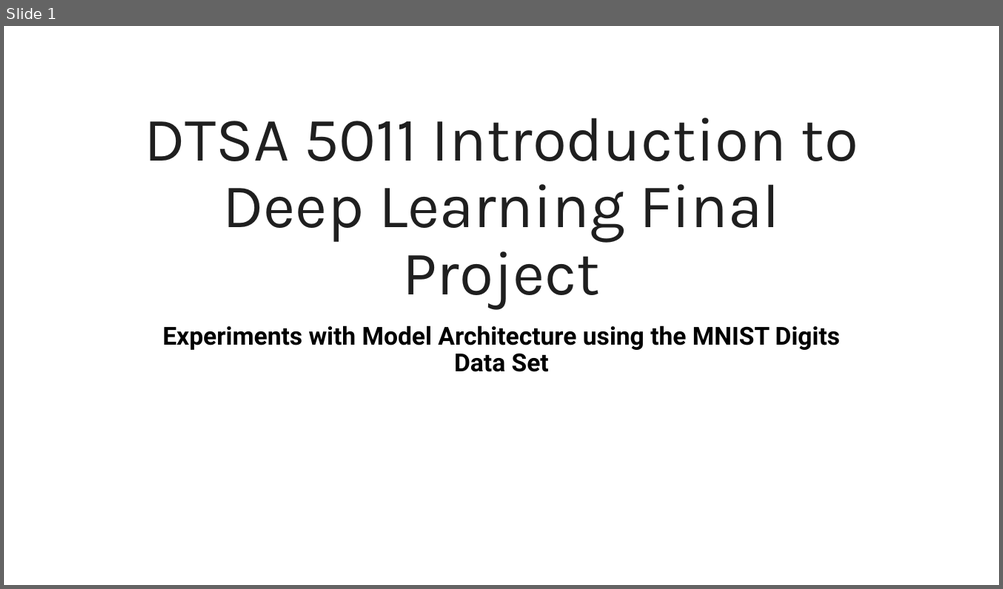
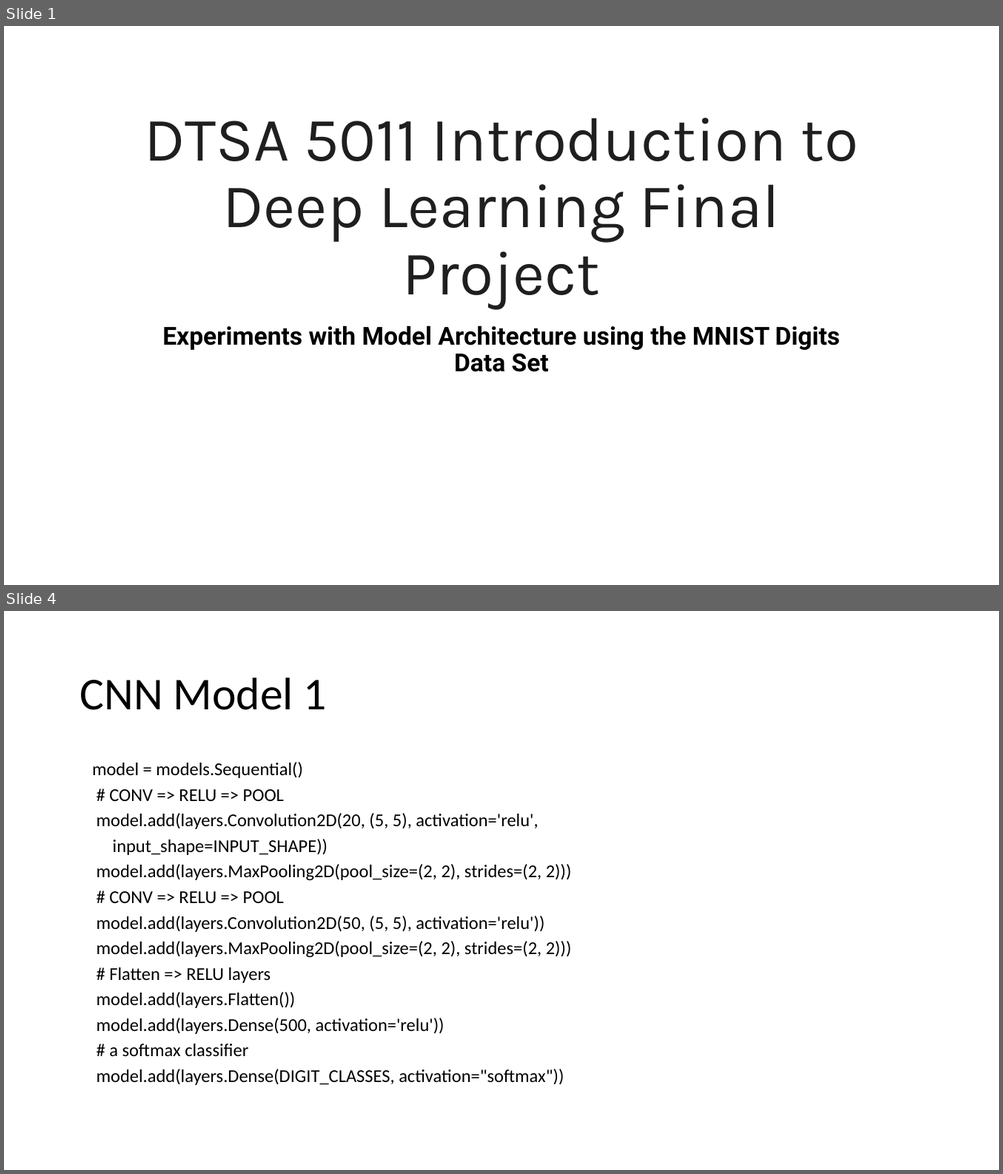
Before and after one commit to albert-kepner/Week6_DL_FinalProject, a slide deck: DTSA 5011 Introduction to Deep Learning Final Project.pptx. Shown one above the other, each under a label of ours: slide 1 before the commit, slides 1 and 4 after it; the slides between them are not shown. The pictures are 1003x589 and 1003x1174 pixels, drawn with LibreOffice and Linux fonts; fonts in the diff are those of the drawing. Boxes give left, top, right and bottom in pixels: in the first picture for what was removed or moved away, otherwise in the second. Text is boxed around its words. In the diff, an @@ line names an element or a change of style, - is before the commit and + after.

```diff
--- a/DTSA 5011 Introduction to Deep Learning Final Project.pptx
+++ b/DTSA 5011 Introduction to Deep Learning Final Project.pptx
@@ slide 4 added at (4, 611, 999, 1170), background #FFFFFF @@
@@ title added at (79, 678, 327, 710), 44 pt, text #000000 @@
+CNN Model 1
@@ text added at (92, 762, 572, 1085), 17.5 pt, text #000000 @@
+model = models.Sequential()
+# CONV => RELU => POOL
+model.add(layers.Convolution2D(20, (5, 5), activation='relu',
+input_shape=INPUT_SHAPE))
+model.add(layers.MaxPooling2D(pool_size=(2, 2), strides=(2, 2)))
+# CONV => RELU => POOL
+model.add(layers.Convolution2D(50, (5, 5), activation='relu'))
+model.add(layers.MaxPooling2D(pool_size=(2, 2), strides=(2, 2)))
+# Flatten => RELU layers
+model.add(layers.Flatten())
+model.add(layers.Dense(500, activation='relu'))
+# a softmax classifier
+model.add(layers.Dense(DIGIT_CLASSES, activation="softmax"))
```
Also in this commit, not shown: 1 slide changed, 5 other slides added, 1 other file.
